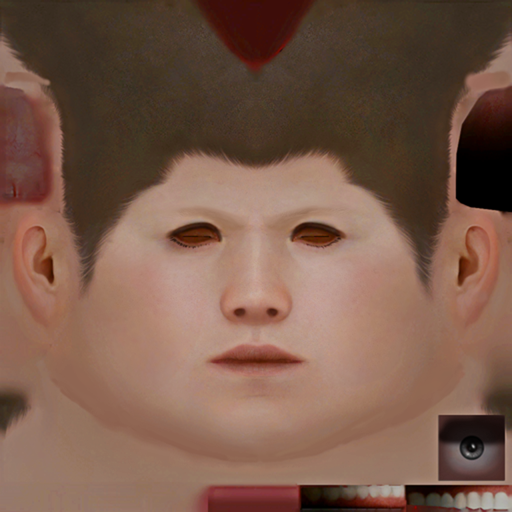
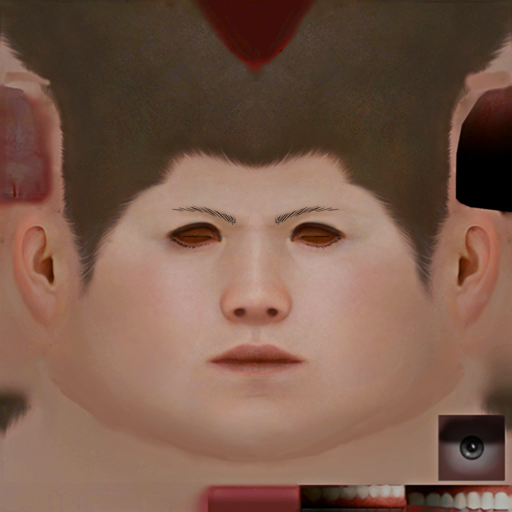
Layer changes from the first 512 × 512 image to the second:
showed group "眉毛" (8 layers), moved it above "图层 28" over [171, 205, 340, 226]
showed "图层 19" over [171, 205, 340, 226]
